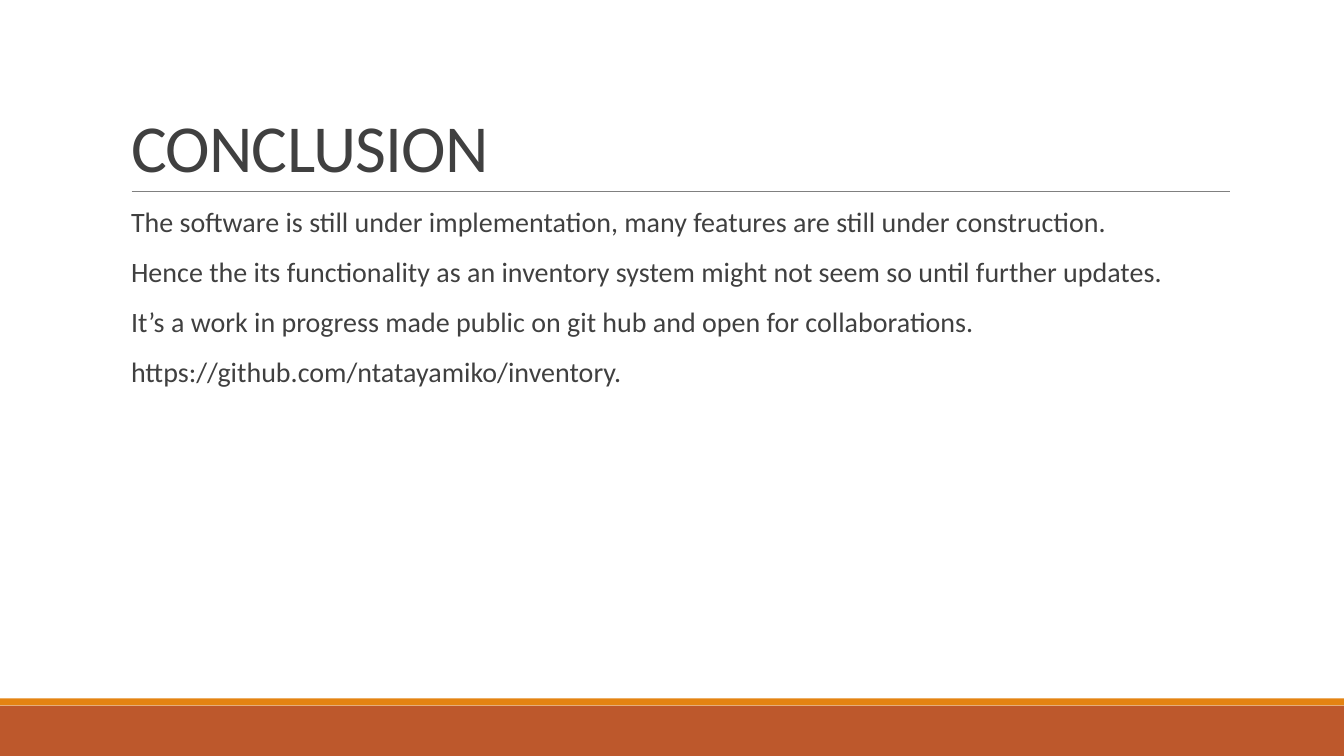
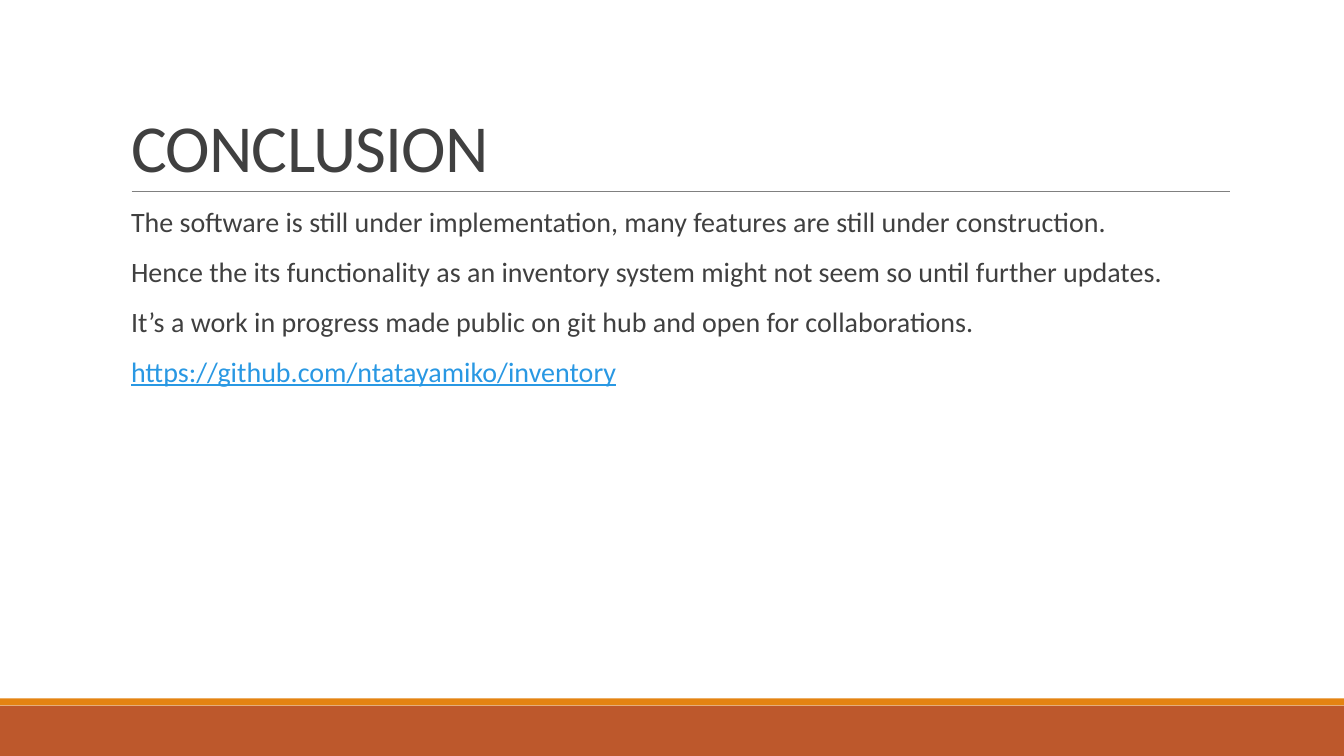
Before and after one commit to ntatayamiko/inventory, a slide deck: slide 9 of livestock inventory control system.pptx. Drawn at 1344x756 pixels with LibreOffice and Linux fonts; fonts in the diff are those of the drawing. Boxes give left, top, right and bottom in pixels: in the first picture for what was removed or moved away, otherwise in the second. Text is boxed around its words. In the diff, an @@ line names an element or a change of style, - is before the commit and + after.

```diff
--- a/livestock inventory control system.pptx
+++ b/livestock inventory control system.pptx
@@ text at [131,362,616,387]: text changed; text colour #404040 to #2998E3 @@
-  https://github.com/ntatayamiko/inventory.
+  https://github.com/ntatayamiko/inventory
```
Also in this commit, not shown: 13 other files.
